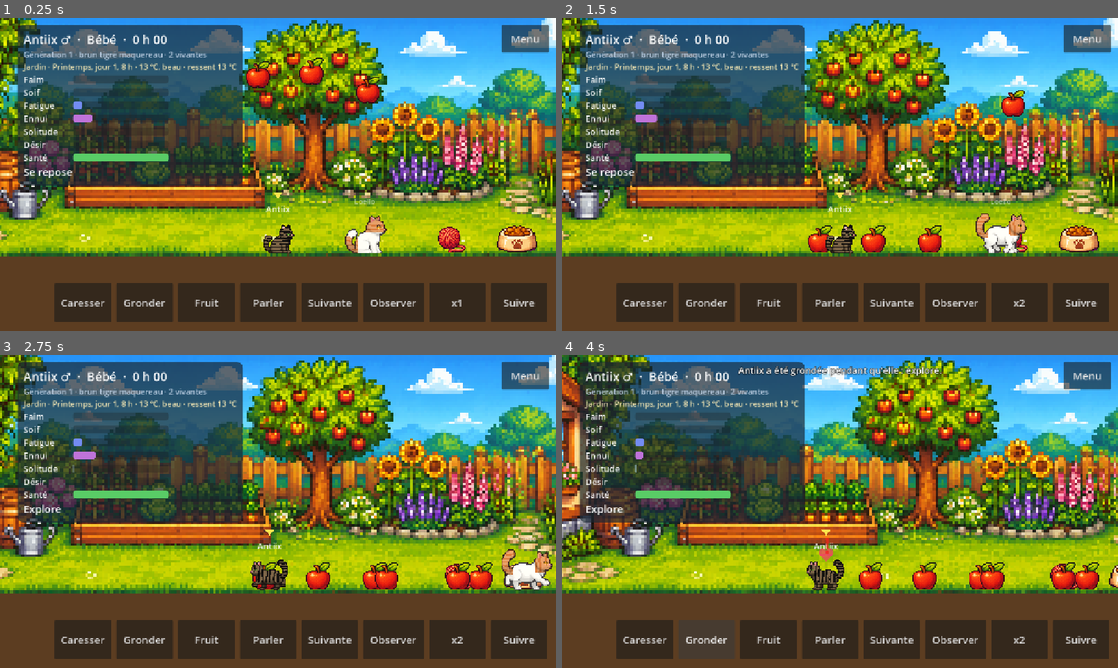
Above: before the commit, frames 1-4 (two rows, left to right).
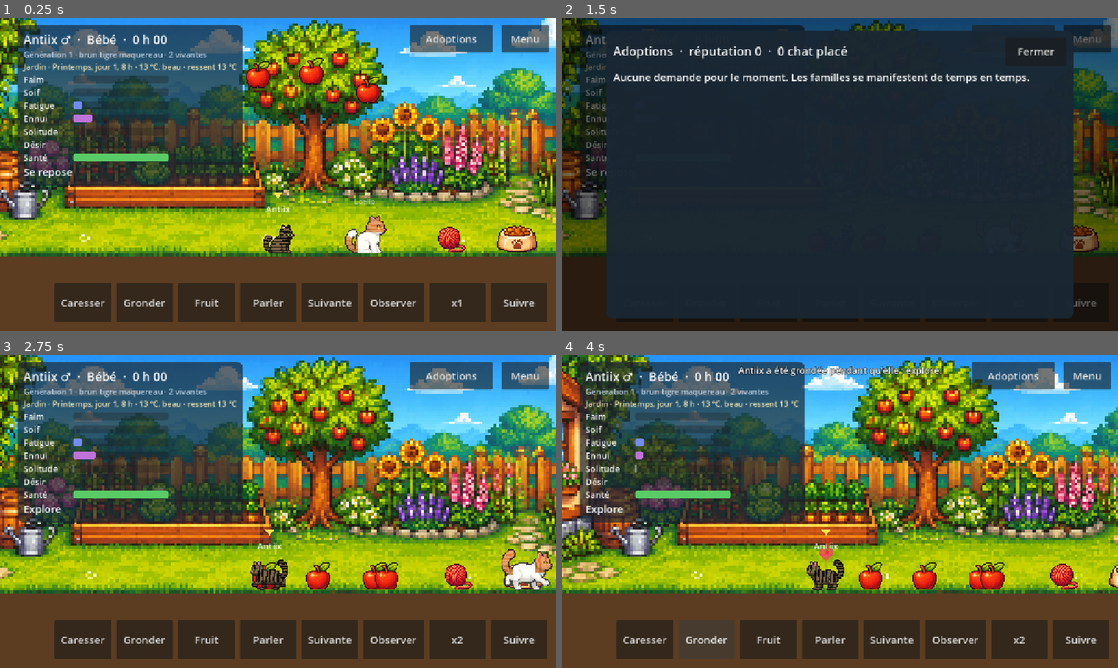
Above: after the commit, the same moments.

Repository: Ankool29/crealife
Game: Godot game, scene res://scenes/main.tscn
Two runs of this game, one before a commit and one after it. Both use one fixed random seed, a clock stepped at 60 frames per second and the inputs below.
Inputs (mouse positions are in pixels of both pictures, inside the frame that each line leads up to):
- Up to frame 1 (0.25 s): no input
- Up to frame 2 (1.5 s): click "x1" at 0.5 s; click (1012, 39) at 1.25 s, where only the run after the commit has a clickable "Adoptions"
- Up to frame 3 (2.75 s): click (472, 389) at 2 s, where only the run after the commit has a clickable "Fermer"
- Up to frame 4 (4 s): click "Caresser" at 2.75 s; click "Gronder" at 3.5 s

The runs differ from the first frame. In frame 1, 1.4% of the frame differs, in the area x 73-89%, y 2-12%; in frame 2, 95%, in the area x 0-100%, y 0-100%; in frame 3, 1.9%; in frame 4, 1.9%.

Commit message:
Demandes d'adoption : familles avec critères (pelage, sexe, âge, caractère, mots), choix du chat, réputation
Co-Authored-By: Claude Opus 5.5 <noreply@anthropic.com>
Claude-Session: https://claude.ai/code/session_01MAppfGnRnr8qw2kENJWVLu

Diff:
--- /dev/null
+++ b/src/sim/adoption.gd
@@ -0,0 +1,229 @@
+class_name Adoption
+extends RefCounted
+## Demandes d'adoption : des familles cherchent un chat qui corresponde à
+## quelques critères (pelage, sexe, âge, tempérament, mots connus). Le joueur
+## choisit qui leur confier ; plus le chat correspond, plus la réputation de
+## la chatterie monte. C'est aussi ce qui libère de la place dans la maison.
+
+const MAX_OPEN := 3
+const FIRST_DELAY := 300.0                 # première demande après 5 min
+const PERIOD := [1200.0, 2400.0]           # puis toutes les 20 à 40 min
+const LIFETIME := 2.0 * 3600.0             # une demande attend 2 h avant d'être retirée
+const MIN_LEFT := 2                        # on garde toujours au moins deux chats
+
+const FAMILIES: Array[String] = ["la famille Martin", "Léa et Hugo", "Mme Bernard", "la famille Petit",
+	"M. Durand", "Chloé", "la famille Moreau", "Inès et Karim", "M. et Mme Lefèvre", "Jules", "Mme Roux",
+	"la famille Garnier", "Sarah", "Théo et Manon", "M. Fontaine", "la famille Chevalier"]
+const REASONS: Array[String] = ["pour leurs enfants", "pour tenir compagnie à leur grand-mère",
+	"pour leur appartement en ville", "pour leur ferme", "après le départ de leur vieux chat",
+	"pour leur premier chat", "pour leur maison avec jardin", "pour leur boutique"]
+
+var requests: Array = []                   # demandes ouvertes
+var reputation := 0
+var adopted := 0
+var _next_at := FIRST_DELAY
+var _next_id := 1
+
+
+func tick(world: WorldSim) -> void:
+	for r in requests.duplicate():
+		if world.time > float(r.expires):
+			requests.erase(r)
+			world.last_event = "%s n'a pas trouvé son chat et a cherché ailleurs." % cap(r.family)
+	if world.time >= _next_at:
+		_next_at = world.time + world.rng.randf_range(PERIOD[0], PERIOD[1])
+		if requests.size() < MAX_OPEN:
+			var r := _new_request(world)
+			if not r.is_empty():
+				requests.append(r)
+				world.last_event = "Nouvelle demande d'adoption : %s cherche %s." % [r.family, describe(r)]
+
+
+## Chats qu'on peut confier : sevrés (au moins enfants), vivants, pas en gestation.
+static func adoptable(world: WorldSim) -> Array:
+	return world.creatures.filter(func(c): return c.alive and c.stage >= Lifecycle.Stage.CHILD and c.pregnant_time < 0.0)
+
+
+func can_adopt(world: WorldSim) -> bool:
+	return world.alive_count() > MIN_LEFT
+
+
+## Part des critères remplis par ce chat (0 à 1).
+static func score(r: Dictionary, c: CreatureSim) -> float:
+	var ok := 0
+	for k in r.criteria:
+		if meets(k, c):
+			ok += 1
+	return float(ok) / float(maxi(1, r.criteria.size()))
+
+
+## Confie le chat à la famille. Rend le message à afficher.
+func adopt(world: WorldSim, r: Dictionary, c: CreatureSim) -> String:
+	var s := score(r, c)
+	var gain := int(round(10.0 * s)) + (5 if s >= 0.999 else 0)
+	reputation += gain
+	adopted += 1
+	requests.erase(r)
+	for h in world.history:
+		if h.uid == c.uid:
+			h.alive = false
+			h.cause = "adopté par %s" % r.family
+			h.age = c.age
+	world.creatures.erase(c)
+	for other in world.creatures:
+		if other.target == c:
+			other.target = null
+	if c.held:
+		c.drop_held()
+	var verdict := "ravie" if s >= 0.999 else ("contente" if s >= 0.5 else "un peu déçue")
+	world.last_event = "%s a adopté %s, %s (+%d réputation)." % [cap(r.family), c.creature_name,
+		verdict + (" : il correspond à tout" if s >= 0.999 else ""), gain]
+	return world.last_event
+
+
+# ------------------------------------------------------------- critères --
+
+## Un critère : {"kind": ..., "value": ...}. Les pelages se lisent dans le
+## phénotype (CatCoat), le reste dans la créature.
+static func meets(k: Dictionary, c: CreatureSim) -> bool:
+	var coat: Dictionary = c.coat
+	match str(k.kind):
+		"sexe":
+			return c.sex == int(k.value)
+		"age":
+			return c.stage <= Lifecycle.Stage.ADO if k.value == "jeune" else c.stage >= Lifecycle.Stage.ADULT
+		"pelage":
+			return coat_is(coat, str(k.value))
+		"poil":
+			return bool(coat.get("long_fur", false)) == (k.value == "long")
+		"caractère":
+			match str(k.value):
+				"joueur": return c.playfulness > 0.6
+				"calme": return c.playfulness < 0.4
+				"curieux": return c.curiosity > 0.6
+				"maternel": return c.care_instinct > 0.6
+		"mots":
+			return words_known(c) >= int(k.value)
+	return false
+
+
+static func coat_is(coat: Dictionary, v: String) -> bool:
+	var white: float = coat.get("white", 0.0)
+	var orange: int = coat.get("orange", 0)
+	match v:
+		"blanc": return white >= 0.999
+		"noir": return orange == 0 and not coat.get("agouti", false) and not coat.get("dilute", false) \
+				and not coat.get("points", false) and coat.get("b", 0) == 0 and white < 0.5
+		"roux": return orange == 1 and white < 0.5
+		"écaille": return orange == 2
+		"tigré": return coat.get("agouti", false) and white < 0.5 and not coat.get("points", false)
+		"gris": return coat.get("dilute", false) and orange == 0 and white < 0.5
+		"siamois": return coat.get("points", false)
+		"bicolore": return white > 0.1 and white < 0.999
+	return false
+
+
+static func words_known(c: CreatureSim) -> int:
+	var n := 0
+	for v in c.language.nouns:
+		if v > 0.5:
+			n += 1
+	for v in c.language.verbs:
+		if v > 0.5:
+			n += 1
+	return n
+
+
+static func label(k: Dictionary) -> String:
+	match str(k.kind):
+		"sexe": return "une femelle" if int(k.value) == Gene.Sex.FEMALE else "un mâle"
+		"age": return "jeune" if k.value == "jeune" else "adulte"
+		"pelage":
+			return {"blanc": "tout blanc", "noir": "noir", "roux": "roux", "écaille": "écaille de tortue ou calico",
+				"tigré": "tigré", "gris": "gris (bleu)", "siamois": "colourpoint (siamois)",
+				"bicolore": "avec du blanc"}.get(k.value, str(k.value))
+		"poil": return "à poil long" if k.value == "long" else "à poil court"
+		"caractère":
+			return {"joueur": "joueur", "calme": "calme", "curieux": "curieux", "maternel": "affectueux"}.get(k.value, "")
+		"mots": return "qui connaît au moins %d mots" % int(k.value)
+	return ""
+
+
+static func describe(r: Dictionary) -> String:
+	var head := "un chat"
+	var parts: Array[String] = []
+	for k in r.criteria:
+		if k.kind == "sexe":
+			head = "une chatte" if int(k.value) == Gene.Sex.FEMALE else "un chat mâle"
+		else:
+			parts.append(label(k))
+	return head + (" " + ", ".join(parts) if not parts.is_empty() else "")
+
+
+## Majuscule au début seulement (« Théo et Manon », pas « Théo Et Manon »).
+static func cap(t: String) -> String:
+	return t.substr(0, 1).to_upper() + t.substr(1)
+
+
+## Les critères partent souvent d'un chat de la maison (la demande est alors
+## faisable), parfois d'un tirage libre (il faudra peut-être l'élever).
+func _new_request(world: WorldSim) -> Dictionary:
+	var rng := world.rng
+	var pool := adoptable(world)
+	var model: CreatureSim = pool[rng.randi_range(0, pool.size() - 1)] if not pool.is_empty() and rng.randf() < 0.7 else null
+	var options: Array = []
+	var coats := ["blanc", "noir", "roux", "écaille", "tigré", "gris", "siamois", "bicolore"]
+	if model:
+		for v in coats:
+			if coat_is(model.coat, v):
+				options.append({"kind": "pelage", "value": v})
+		options.append({"kind": "poil", "value": "long" if model.coat.get("long_fur", false) else "court"})
+		options.append({"kind": "sexe", "value": model.sex})
+		options.append({"kind": "age", "value": "jeune" if model.stage <= Lifecycle.Stage.ADO else "adulte"})
+		for v in ["joueur", "calme", "curieux", "maternel"]:
+			if meets({"kind": "caractère", "value": v}, model):
+				options.append({"kind": "caractère", "value": v})
+		var w := words_known(model)
+		if w >= 2:
+			options.append({"kind": "mots", "value": mini(w, 2 + rng.randi_range(0, 3))})
+	else:
+		options = [{"kind": "pelage", "value": coats[rng.randi_range(0, coats.size() - 1)]},
+			{"kind": "poil", "value": ["long", "court"][rng.randi_range(0, 1)]},
+			{"kind": "sexe", "value": [Gene.Sex.FEMALE, Gene.Sex.MALE][rng.randi_range(0, 1)]},
+			{"kind": "caractère", "value": ["joueur", "calme", "curieux", "maternel"][rng.randi_range(0, 3)]},
+			{"kind": "mots", "value": rng.randi_range(2, 5)}]
+	options.shuffle()
+	var picked: Array = []
+	var kinds := {}
+	var want := rng.randi_range(2, 3)
+	for o in options:
+		if kinds.has(o.kind):
+			continue
+		kinds[o.kind] = true
+		picked.append(o)
+		if picked.size() >= want:
+			break
+	if picked.is_empty():
+		return {}
+	var r := {"id": _next_id, "family": FAMILIES[rng.randi_range(0, FAMILIES.size() - 1)],
+		"reason": REASONS[rng.randi_range(0, REASONS.size() - 1)], "criteria": picked,
+		"created": world.time, "expires": world.time + LIFETIME}
+	_next_id += 1
+	return r
+
+
+func to_dict() -> Dictionary:
+	return {"requests": requests, "reputation": reputation, "adopted": adopted, "next_at": _next_at, "next_id": _next_id}
+
+
+func load_dict(d: Dictionary) -> void:
+	requests = d.get("requests", [])
+	for r in requests:                     # JSON : les nombres reviennent en float
+		r.id = int(r.id)
+		for k in r.criteria:
+			if k.kind in ["sexe", "mots"]:
+				k.value = int(k.value)
+	reputation = int(d.get("reputation", 0))
+	adopted = int(d.get("adopted", 0))
+	_next_at = float(d.get("next_at", FIRST_DELAY))
+	_next_id = int(d.get("next_id", 1))
--- a/src/sim/world_sim.gd
+++ b/src/sim/world_sim.gd
@@ -22,6 +22,7 @@
 ## Zones de gauche à droite : {key, label, x0, x1, indoor}.
 var zones: Array[Dictionary] = []
 var climate := Climate.new()
+var adoption := Adoption.new()
 ## Écran d'apprentissage : ce qu'il montre (mode 0 noms, 1 verbes, 2 besoins).
 var screen := {"mode": 0, "index": 0, "timer": 0.0}
 const SCREEN_PERIOD := 6.0
@@ -345,6 +346,8 @@
 func tick(dt: float) -> void:
 	time += dt
 	climate.tick(dt, rng, time)
+	if scenario == "normal":
+		adoption.tick(self)
 	_spawners(dt)
 	_tick_screen(dt)
 	_tick_music(dt)
@@ -530,7 +533,8 @@
 	for c in creatures:
 		cs.append(c.to_dict())
 	return {"version": 3, "time": time, "climate": climate.to_dict(), "screen": screen, "next_id": _next_id, "next_uid": _next_uid,
-		"names": _used_names.keys(), "objects": objs, "creatures": cs, "history": history}
+		"names": _used_names.keys(), "objects": objs, "creatures": cs, "history": history,
+		"adoption": adoption.to_dict()}
 
 
 static func from_dict(d: Dictionary) -> WorldSim:
@@ -538,6 +542,7 @@
 	w.objects.clear()
 	w.time = float(d.time)
 	w.climate.load_dict(d.get("climate", {}))
+	w.adoption.load_dict(d.get("adoption", {}))
 	var scr: Dictionary = d.get("screen", {})
 	w.screen = {"mode": int(scr.get("mode", 0)), "index": int(scr.get("index", 0)), "timer": float(scr.get("timer", 0.0))}
 	# v1 : le jardin seul (0 à 3000) ; v2 : salle | jardin | loisirs ; v3 : la maison
--- /dev/null
+++ b/src/ui/adoption_panel.gd
@@ -0,0 +1,169 @@
+class_name AdoptionPanel
+extends Control
+## Fenêtre des demandes d'adoption : chaque famille, ses critères, et les
+## chats de la maison qui y correspondent le mieux (✓ critère rempli, ✗ non).
+## Toucher un chat demande confirmation, puis il part dans sa famille.
+
+var world: WorldSim
+var _list: VBoxContainer
+var _header: Label
+var _confirm: PanelContainer
+var _confirm_label: Label
+var _pending: Array = []            # [demande, chat] en attente de confirmation
+var _refresh := 0.0
+
+
+func _ready() -> void:
+	set_anchors_and_offsets_preset(Control.PRESET_FULL_RECT)
+	var dim := ColorRect.new()
+	dim.color = Color(0, 0, 0, 0.55)
+	dim.set_anchors_and_offsets_preset(Control.PRESET_FULL_RECT)
+	add_child(dim)
+	var panel := _panel()
+	panel.anchor_left = 0.08
+	panel.anchor_right = 0.92
+	panel.anchor_top = 0.04
+	panel.anchor_bottom = 0.96
+	panel.offset_left = 0
+	panel.offset_right = 0
+	panel.offset_top = 0
+	panel.offset_bottom = 0
+	add_child(panel)
+	var box := VBoxContainer.new()
+	box.add_theme_constant_override("separation", 10)
+	panel.add_child(box)
+	var top := HBoxContainer.new()
+	box.add_child(top)
+	_header = Label.new()
+	_header.add_theme_font_size_override("font_size", 28)
+	_header.size_flags_horizontal = Control.SIZE_EXPAND_FILL
+	top.add_child(_header)
+	var close := Button.new()
+	close.text = "Fermer"
+	close.focus_mode = Control.FOCUS_NONE
+	close.custom_minimum_size = Vector2(140, 64)
+	close.pressed.connect(func() -> void: visible = false)
+	top.add_child(close)
+	var scroll := ScrollContainer.new()
+	scroll.size_flags_vertical = Control.SIZE_EXPAND_FILL
+	scroll.horizontal_scroll_mode = ScrollContainer.SCROLL_MODE_DISABLED
+	box.add_child(scroll)
+	_list = VBoxContainer.new()
+	_list.size_flags_horizontal = Control.SIZE_EXPAND_FILL
+	_list.add_theme_constant_override("separation", 14)
+	scroll.add_child(_list)
+
+	# confirmation
+	_confirm = _panel()
+	_confirm.set_anchors_and_offsets_preset(Control.PRESET_CENTER, Control.PRESET_MODE_MINSIZE)
+	_confirm.grow_horizontal = Control.GROW_DIRECTION_BOTH
+	_confirm.grow_vertical = Control.GROW_DIRECTION_BOTH
+	_confirm.visible = false
+	add_child(_confirm)
+	var cb := VBoxContainer.new()
+	cb.add_theme_constant_override("separation", 16)
+	_confirm.add_child(cb)
+	_confirm_label = Label.new()
+	cb.add_child(_confirm_label)
+	var row := HBoxContainer.new()
+	row.alignment = BoxContainer.ALIGNMENT_END
+	row.add_theme_constant_override("separation", 16)
+	cb.add_child(row)
+	for pair in [["Annuler", func() -> void: _confirm.visible = false],
+			["Confier", func() -> void:
+				_confirm.visible = false
+				if _pending.size() == 2 and world and _pending[0] in world.adoption.requests:
+					world.adoption.adopt(world, _pending[0], _pending[1])
+				_rebuild()]]:
+		var b := Button.new()
+		b.text = pair[0]
+		b.focus_mode = Control.FOCUS_NONE
+		b.custom_minimum_size = Vector2(200, 80)
+		b.pressed.connect(pair[1])
+		row.add_child(b)
+	visibility_changed.connect(func() -> void: if visible: _rebuild())
+
+
+func _process(delta: float) -> void:
+	if not visible or _confirm.visible:
+		return
+	_refresh -= delta
+	if _refresh <= 0.0:
+		_rebuild()
+
+
+func _rebuild() -> void:
+	_refresh = 2.0
+	if world == null:
+		return
+	var a := world.adoption
+	_header.text = "Adoptions  ·  réputation %d  ·  %d chat%s placé%s" % [a.reputation, a.adopted,
+		"s" if a.adopted > 1 else "", "s" if a.adopted > 1 else ""]
+	for ch in _list.get_children():
+		ch.queue_free()
+	if a.requests.is_empty():
+		var l := Label.new()
+		l.text = "Aucune demande pour le moment. Les familles se manifestent de temps en temps."
+		l.autowrap_mode = TextServer.AUTOWRAP_WORD_SMART
+		_list.add_child(l)
+		return
+	var pool := Adoption.adoptable(world)
+	for r in a.requests:
+		var card := _panel(Color(0.18, 0.24, 0.3, 0.9))
+		_list.add_child(card)
+		var cbox := VBoxContainer.new()
+		card.add_child(cbox)
+		var t := Label.new()
+		var left := int((float(r.expires) - world.time) / 60.0)
+		t.text = "%s, %s  (encore %d h %02d)" % [Adoption.cap(str(r.family)), r.reason, left / 60, left % 60]
+		t.autowrap_mode = TextServer.AUTOWRAP_WORD_SMART
+		t.add_theme_font_size_override("font_size", 22)
+		cbox.add_child(t)
+		var want := Label.new()
+		want.text = "Cherche " + Adoption.describe(r) + "."
+		want.autowrap_mode = TextServer.AUTOWRAP_WORD_SMART
+		want.modulate = Color(0.95, 0.9, 0.7)
+		cbox.add_child(want)
+		if not a.can_adopt(world):
+			var no := Label.new()
+			no.text = "Il faut garder au moins %d chats." % Adoption.MIN_LEFT
+			cbox.add_child(no)
+			continue
+		var ranked := pool.duplicate()
+		ranked.sort_custom(func(x, y): return Adoption.score(r, x) > Adoption.score(r, y))
+		var flow := HFlowContainer.new()
+		flow.add_theme_constant_override("h_separation", 10)
+		flow.add_theme_constant_override("v_separation", 10)
+		cbox.add_child(flow)
+		for c in ranked.slice(0, 6):
+			var marks := ""
+			for k in r.criteria:
+				marks += "✓" if Adoption.meets(k, c) else "✗"
+			var b := Button.new()
+			b.text = "%s %s  %s" % [c.creature_name, "♀" if c.sex == Gene.Sex.FEMALE else "♂", marks]
+			b.focus_mode = Control.FOCUS_NONE
+			b.custom_minimum_size = Vector2(0, 64)
+			if Adoption.score(r, c) >= 0.999:
+				b.modulate = Color(0.75, 1.0, 0.75)
+			b.pressed.connect(_ask.bind(r, c))
+			flow.add_child(b)
+
+
+func _ask(r: Dictionary, c: CreatureSim) -> void:
+	_pending = [r, c]
+	var lines: Array[String] = []
+	for k in r.criteria:
+		lines.append(("✓ " if Adoption.meets(k, c) else "✗ ") + Adoption.label(k))
+	_confirm_label.text = "Confier %s (%s, %s) à %s ?\n%s\nIl quittera la maison pour de bon." % [c.creature_name,
+		c.coat.get("name", ""), Lifecycle.STAGE_LABELS[c.stage].to_lower(), r.family, "\n".join(lines)]
+	_confirm.visible = true
+
+
+func _panel(col: Color = Color(0.1, 0.15, 0.2, 0.95)) -> PanelContainer:
+	var p := PanelContainer.new()
+	var style := StyleBoxFlat.new()
+	style.bg_color = col
+	style.set_corner_radius_all(14)
+	style.set_content_margin_all(16)
+	p.add_theme_stylebox_override("panel", style)
+	return p
--- a/src/ui/hud.gd
+++ b/src/ui/hud.gd
@@ -38,6 +38,8 @@
 var _speech_panel: PanelContainer
 var _speech_line: LineEdit
 var _menu_button: Button
+var _adopt_button: Button
+var adoption_panel: AdoptionPanel
 var _state_panel: PanelContainer
 
 ## Mots proposés sous forme de boutons (on peut aussi taper la phrase).
@@ -154,6 +156,20 @@
 	_follow_button = _add_button(buttons, "Suivre", follow_pressed)
 	_build_speech_panel(root)
 	_build_menu(root)
+	# --- Adoptions : bouton à gauche du Menu, fenêtre par-dessus tout ---
+	_adopt_button = Button.new()
+	_adopt_button.text = "Adoptions"
+	_adopt_button.focus_mode = Control.FOCUS_NONE
+	_adopt_button.custom_minimum_size = Vector2(190, 64)
+	_adopt_button.set_anchors_and_offsets_preset(Control.PRESET_TOP_RIGHT, Control.PRESET_MODE_MINSIZE, 16)
+	_adopt_button.offset_left -= 130
+	_adopt_button.offset_right -= 130
+	_adopt_button.grow_horizontal = Control.GROW_DIRECTION_BEGIN
+	root.add_child(_adopt_button)
+	adoption_panel = AdoptionPanel.new()
+	adoption_panel.visible = false
+	root.add_child(adoption_panel)
+	_adopt_button.pressed.connect(func() -> void: adoption_panel.visible = true)
 	buttons.set_anchors_and_offsets_preset(Control.PRESET_BOTTOM_RIGHT, Control.PRESET_MODE_MINSIZE, MARGIN * 0.5)
 	buttons.grow_horizontal = Control.GROW_DIRECTION_BEGIN
 	buttons.grow_vertical = Control.GROW_DIRECTION_BEGIN
@@ -298,6 +314,11 @@
 	observe.world = world
 	# le Menu se cache derrière les panneaux ouverts (bouton de fermeture, bandeau)
 	_menu_button.visible = not observe.visible and not _speech_panel.visible
+	adoption_panel.world = world
+	_adopt_button.visible = _menu_button.visible and world.scenario == "normal"
+	var n := world.adoption.requests.size()
+	_adopt_button.text = "Adoptions (%d)" % n if n > 0 else "Adoptions"
+	_adopt_button.modulate = Color(1.0, 0.95, 0.6) if n > 0 else Color.WHITE
 	_event_label.position.y = 282 if _speech_panel.visible else 20
 	_event_label.text = event_text
 	_speed_button.text = "x%d" % int(sim_speed)
--- a/tests/test_sim.gd
+++ b/tests/test_sim.gd
@@ -20,6 +20,7 @@
 	_test_appearance_genes()
 	_test_family_life()
 	_test_litter()
+	_test_adoption()
 	_test_zones_and_climate()
 	_test_cat_genetics()
 	print("RÉSULTAT : %s" % ("OK" if _failures == 0 else "%d échec(s)" % _failures))
@@ -397,6 +398,32 @@
 	_check(kits.all(func(k): return k.alive), "les chatons survivent")
 	_check(nursed > 60.0, "la mère allaite")
 	_check(near / n > 0.5, "les bébés restent près de leur mère")
+
+
+func _test_adoption() -> void:
+	print("Demandes d'adoption :")
+	var w := WorldSim.new(41, "normal", 4)
+	for c in w.creatures:
+		c.age = 3.0 * 3600.0
+	_run(w, 0.75)
+	_check(not w.adoption.requests.is_empty(), "une famille demande un chat")
+	var r: Dictionary = w.adoption.requests[0]
+	print("    " + str(r.family) + " cherche " + Adoption.describe(r))
+	var pool := Adoption.adoptable(w)
+	pool.sort_custom(func(a, b): return Adoption.score(r, a) > Adoption.score(r, b))
+	var best: CreatureSim = pool[0]
+	var before := w.alive_count()
+	var saved := WorldSim.from_dict(JSON.parse_string(JSON.stringify(w.to_dict())))
+	_check(saved.adoption.requests.size() == w.adoption.requests.size(), "les demandes sont sauvegardées")
+	w.adoption.adopt(w, r, best)
+	_check(w.alive_count() == before - 1 and not best in w.creatures, "le chat adopté quitte la maison")
+	_check(w.adoption.reputation > 0, "la réputation monte (%d)" % w.adoption.reputation)
+	var h: Array = w.history.filter(func(x): return x.uid == best.uid)
+	_check(h.size() == 1 and str(h[0].cause).begins_with("adopté"), "l'arbre garde la trace de l'adoption")
+	var white := {"kind": "pelage", "value": "blanc"}
+	var cw := w.creatures[0]
+	cw.coat["white"] = 1.0
+	_check(Adoption.meets(white, cw), "un chat blanc correspond au critère « tout blanc »")
 
 
 func _test_family_life() -> void:
Not shown, added: src/sim/adoption.gd.uid
Not shown, added: src/ui/adoption_panel.gd.uid
